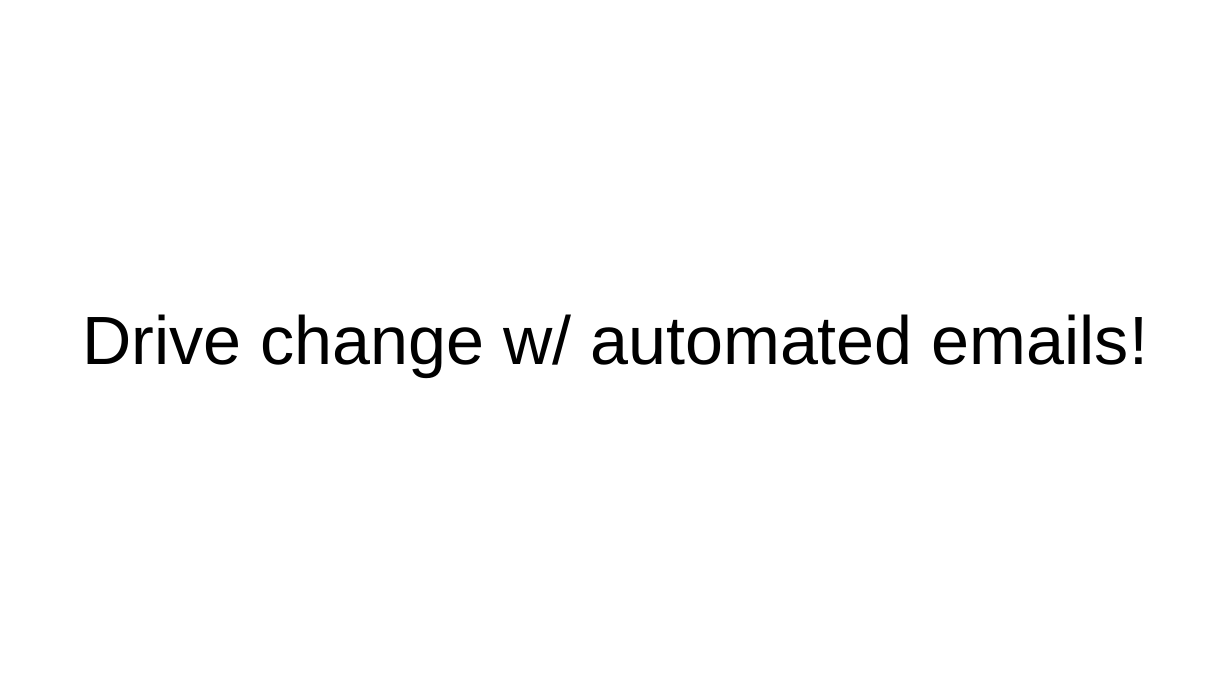
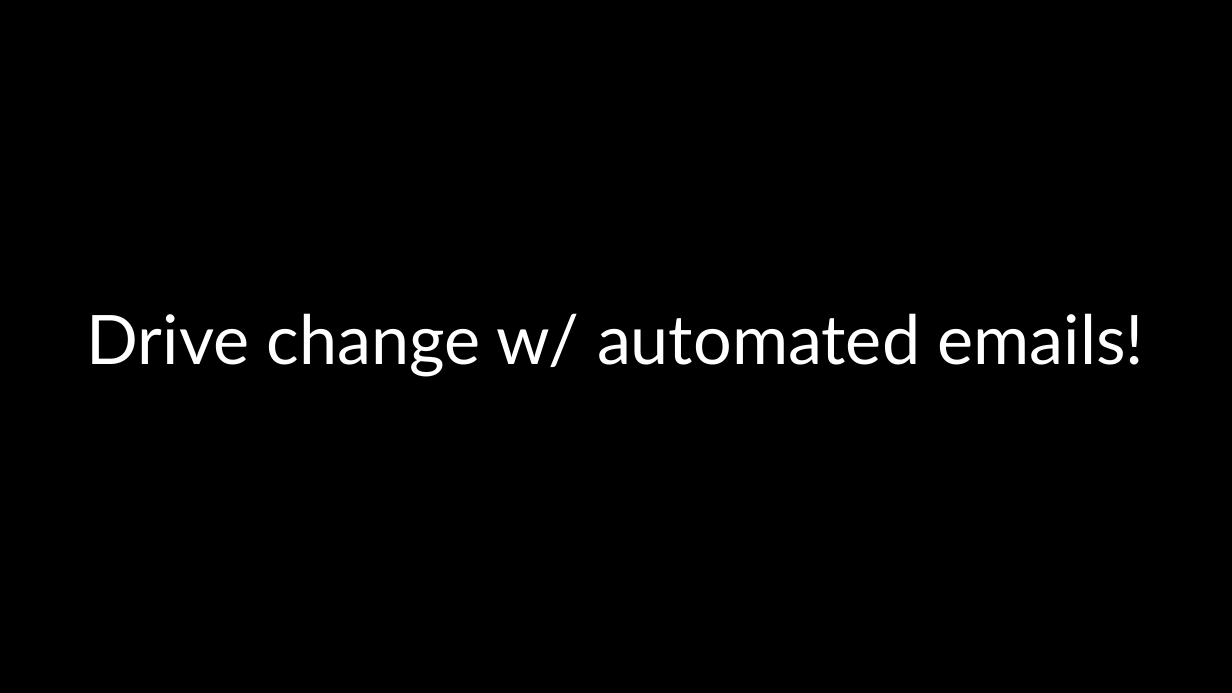
Before and after one commit to theaj42/presentations, a slide deck: slide 38 of AD-password-auditing.odp. Drawn at 1232x693 pixels with LibreOffice and Linux fonts; fonts in the diff are those of the drawing. Boxes give left, top, right and bottom in pixels: in the first picture for what was removed or moved away, otherwise in the second. Text is boxed around its words. In the diff, an @@ line names an element or a change of style, - is before the commit and + after.

Commit message:
Basic formatting

```diff
--- a/AD-password-auditing.odp
+++ b/AD-password-auditing.odp
@@ background #FFFFFF to #000000 @@
@@ title "Drive change w/ automated emails!" at [87, 313, 1145, 377]: font Arial to Lato, text colour #000000 to #FFFFFF @@
```
Also in this commit, not shown: 49 other slides changed.
